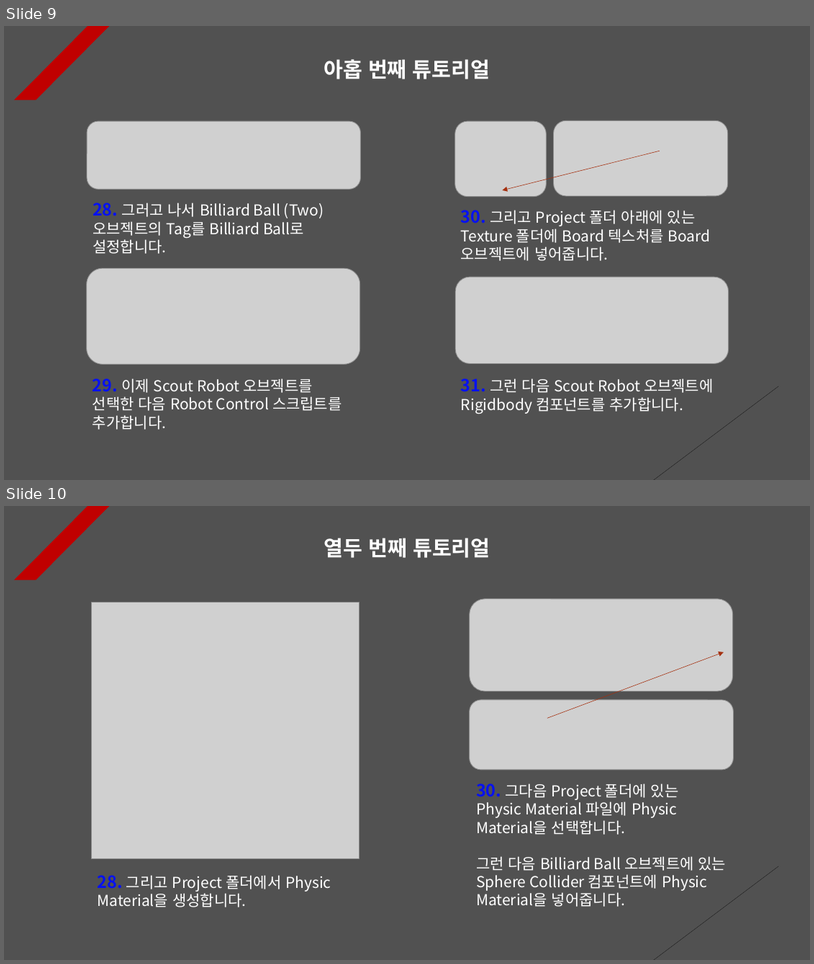
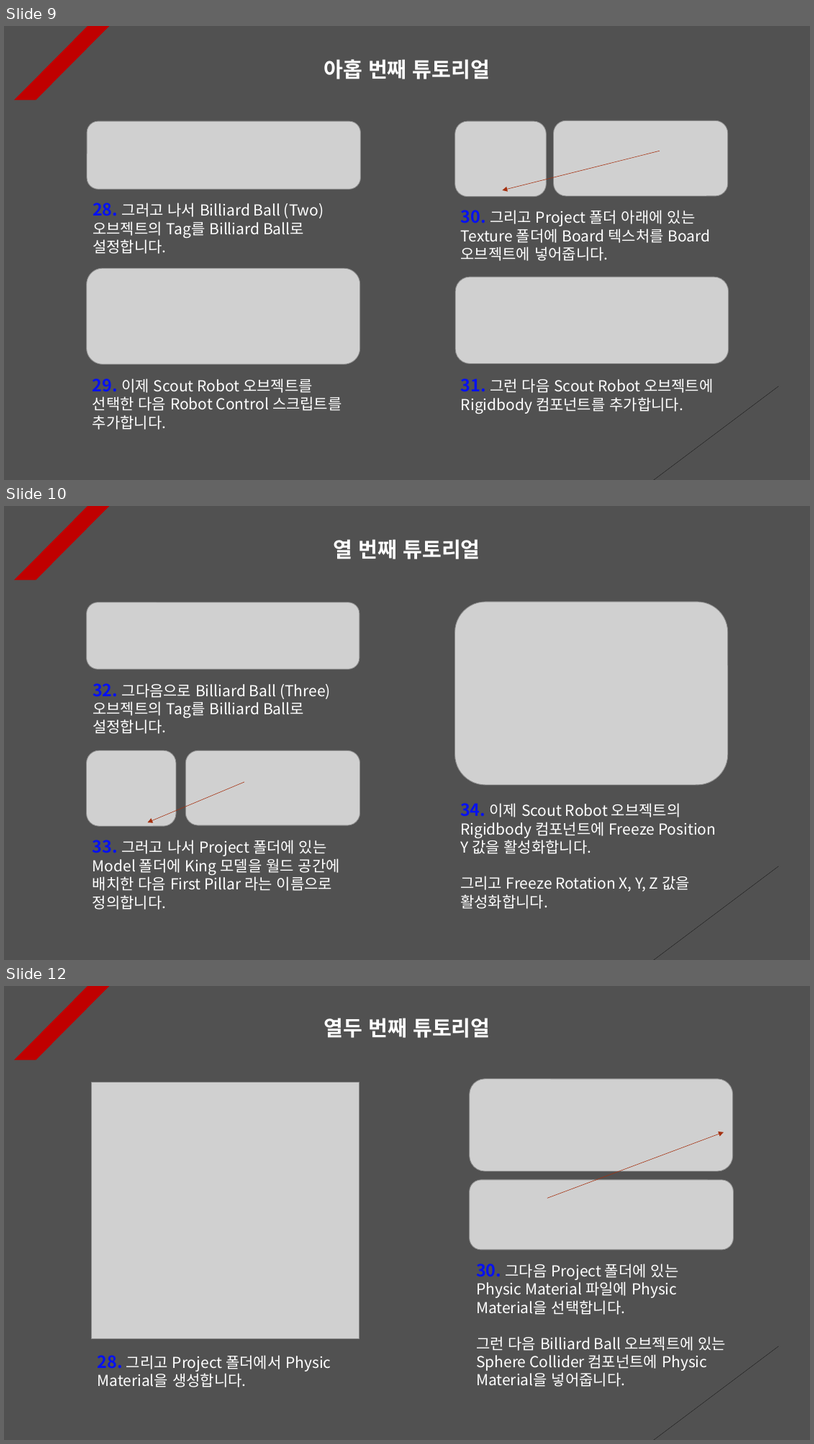
Before and after one commit to Unity2033/3D-UnityEngine, a slide deck: Assets/Physics/PPT Data/Physics Example.pptx. Shown one above the other, each under a label of ours: slides 9 and 10 before the commit, slides 9, 10 and 12 after it; the slides between them are not shown. The pictures are 814x964 and 814x1444 pixels, drawn with LibreOffice and Linux fonts; fonts in the diff are those of the drawing; grey boxes stand for pictures. Boxes give left, top, right and bottom in pixels: in the first picture for what was removed or moved away, otherwise in the second. Text is boxed around its words. In the diff, an @@ line names an element or a change of style, - is before the commit and + after.

```diff
--- a/Assets/Physics/PPT Data/Physics Example.pptx
+++ b/Assets/Physics/PPT Data/Physics Example.pptx
@@ slide 10 added at box(4, 506, 810, 960), background #515151; not listed: 2 template elements that a slide beside it also shows @@
@@ text added at box(334, 539, 481, 559), 25 pt, text #FFFFFF, bold @@
+열 번째 튜토리얼
@@ picture added at box(86, 602, 359, 669) @@
@@ picture added at box(455, 602, 728, 784) @@
@@ text added at box(93, 683, 331, 734), 18 pt, text #FFFFFF @@
+32. 그다음으로 Billiard Ball (Three) 오브젝트의 Tag를 Billiard Ball로 설정합니다.
@@ picture added at box(86, 750, 176, 826) @@
@@ picture added at box(185, 750, 360, 825) @@
@@ arrow added from (244, 782) to (147, 822), #A5300F 0.5 pt dashed @@
@@ text added at box(460, 803, 716, 908), 18 pt, text #FFFFFF @@
+34. 이제 Scout Robot 오브젝트의 Rigidbody 컴포넌트에 Freeze Position Y 값을 활성화합니다.
+그리고 Freeze Rotation X, Y, Z 값을 활성화합니다.
@@ text added at box(93, 839, 340, 909), 18 pt, text #FFFFFF @@
+33. 그러고 나서 Project 폴더에 있는 Model 폴더에 King 모델을 월드 공간에 배치한 다음 First Pillar 라는 이름으로 정의합니다.
@@ what was slide 10 is now slide 12 @@
```
Also in this commit, not shown: 1 other slide added, 27 other files.
